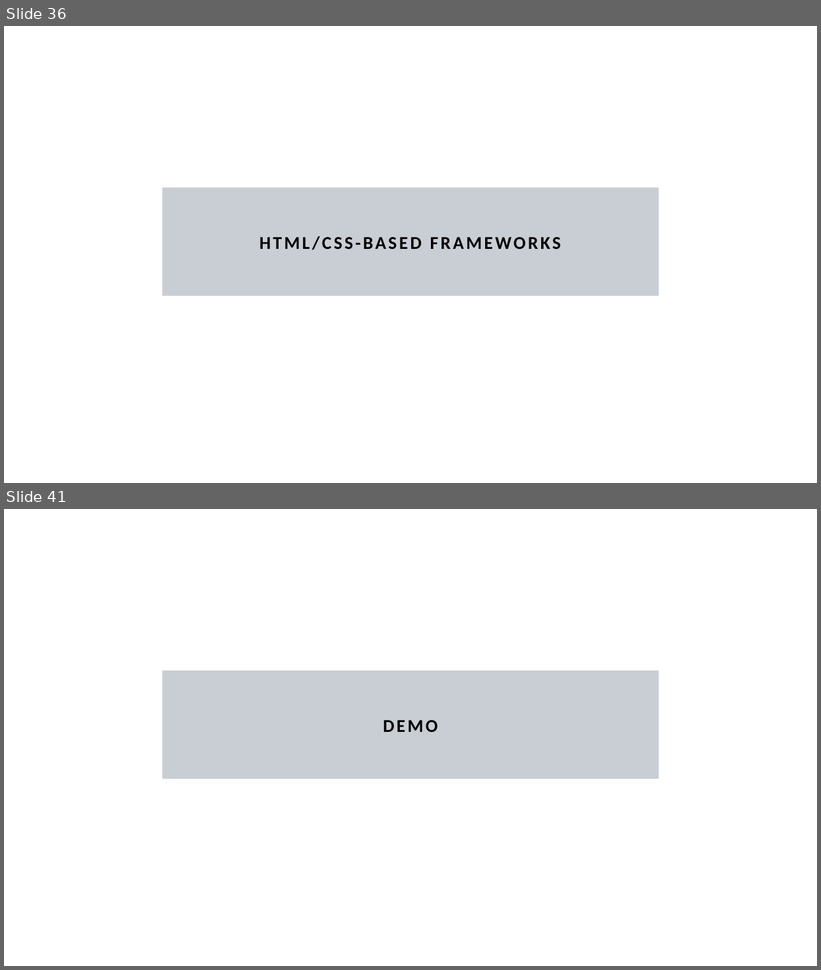
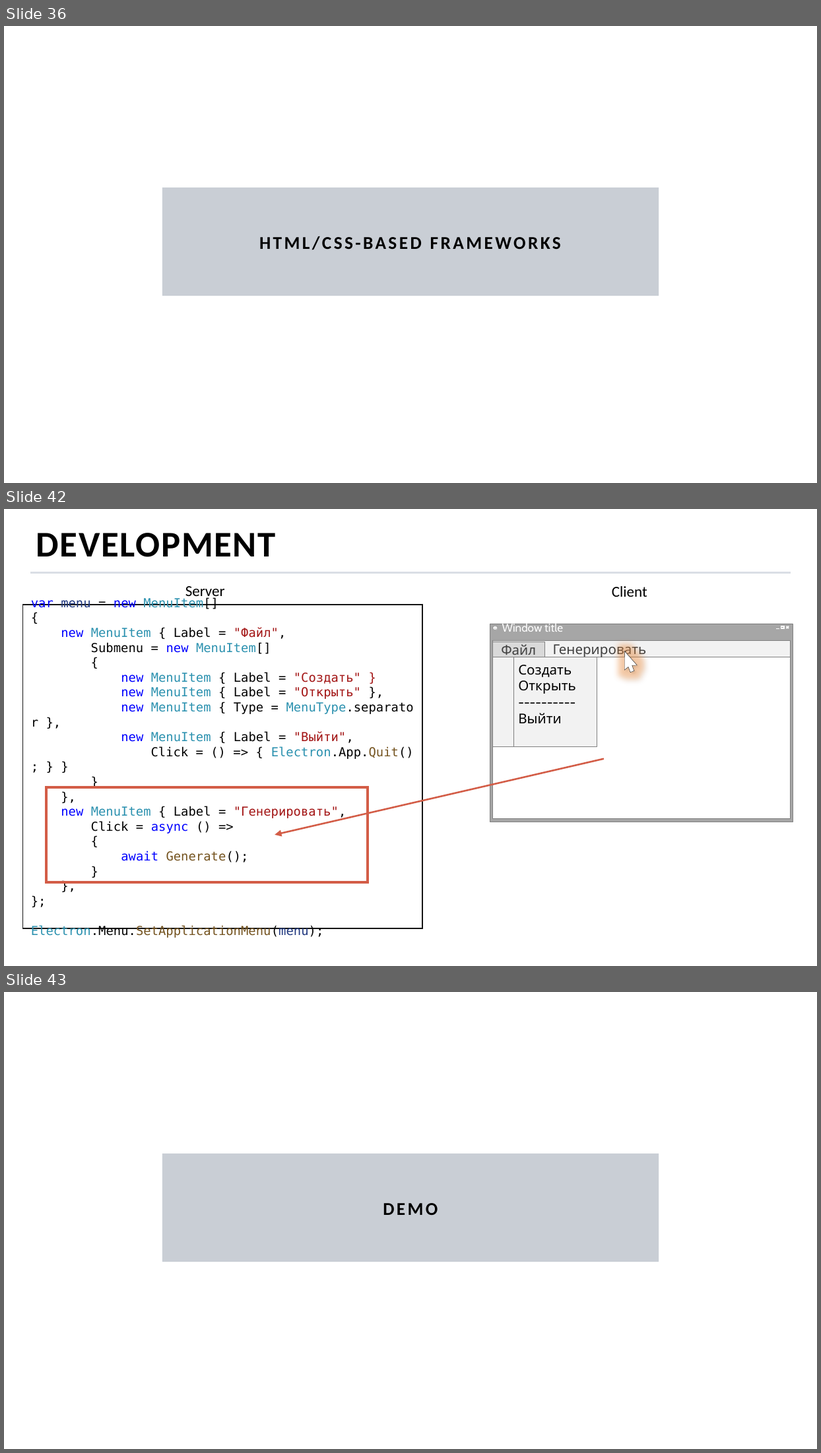
Before and after one commit to MihailRomanov/TechTalks_GUI_in_Net, a slide deck: presentation.pptx. Shown one above the other, each under a label of ours: slides 36 and 41 before the commit, slides 36, 42 and 43 after it; the slides between them are not shown. The pictures are 821x970 and 821x1453 pixels, drawn with LibreOffice and Linux fonts; fonts in the diff are those of the drawing; background and template pictures are left out. Boxes give left, top, right and bottom in pixels: in the first picture for what was removed or moved away, otherwise in the second. Text is boxed around its words. In the diff, an @@ line names an element or a change of style, - is before the commit and + after.

```diff
--- a/presentation.pptx
+++ b/presentation.pptx
@@ slide 42 added at (4,509,817,966), background picture (left out) @@
@@ title added at (36,533,276,557), 32 pt, text #000000, bold @@
+DEVELOPMENT
@@ line added from (30, 572) to (791, 572), #DADEE5 1.5 pt @@
@@ text added at (186,586,225,600), 13.5 pt, text #000000 @@
+Server
@@ text added at (612,586,648,597), 13.5 pt, text #000000 @@
+Client
@@ rectangle added at (22,604,422,929), fill #FFFFFF, outline #141414 1 pt, 11 pt, text #000000 @@
+var menu = new MenuItem[]
+{
+new MenuItem { Label = "Файл",
+Submenu = new MenuItem[]
+{
+new MenuItem { Label = "Создать" }
+new MenuItem { Label = "Открыть" },
+new MenuItem { Type = MenuType.separator },
+new MenuItem { Label = "Выйти",
+Click = () => { Electron.App.Quit(); } }
+}
+},
+new MenuItem { Label = "Генерировать",
+Click = async () =>
+{
+await Generate();
+}
+},
+};
+Electron.Menu.SetApplicationMenu(menu);
@@ group added at (490,623,793,822): 5 rectangles, 2 lines, 1 text, 1 ellipse @@
+Window title
@@ rectangle added at (492,641,790,657), fill #F2F2F2, outline #808080 0.25 pt, 12 pt, text #404040 @@
+Файл Генерировать
@@ group added at (492,642,597,747): 2 rectangles, 1 line, 1 text @@
+Создать
+Открыть
+----------
+Выйти
+Файл
@@ freeform shape added at (618,649,639,674), fill #FFFFFF, outline #262626 0.25 pt @@
@@ arrow added from (604, 758) to (275, 835), #D35D47 1.5 pt @@
@@ rectangle added at (46,787,368,882), outline #D35D47 2.25 pt @@
@@ what was slide 41 is now slide 43 @@
```
Also in this commit, not shown: 7 slides changed, 3 other slides added, 2 slides removed.
